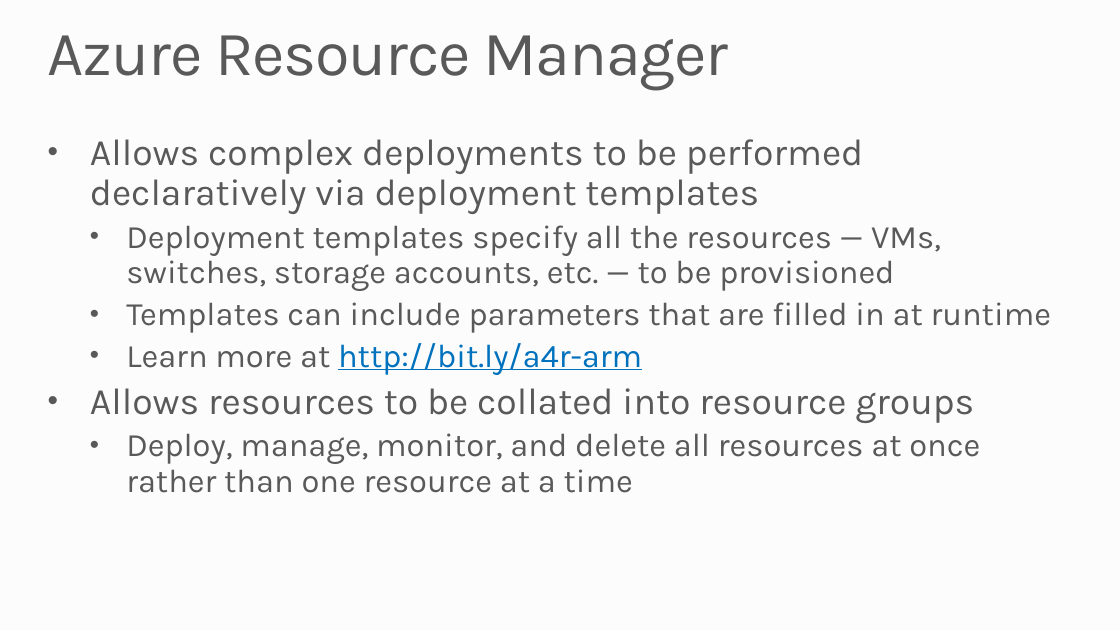
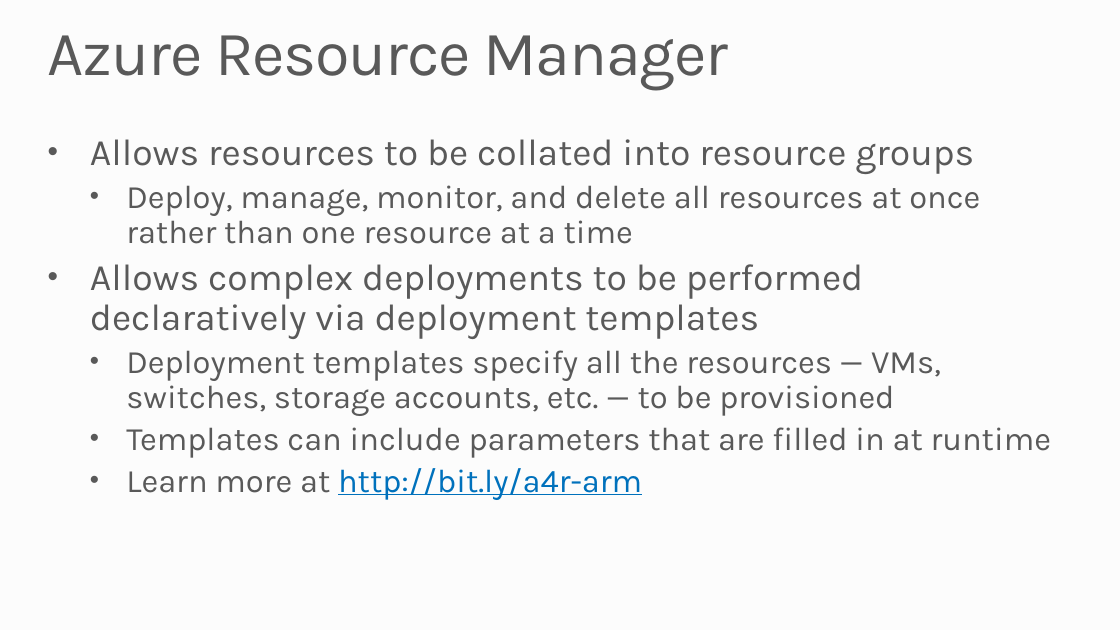
Before and after one commit to MSRConnections/Azure-training-course, a slide deck: slide 5 of Content/High-Performance Computing/Azure High-Performance Computing.pptx (slide 4 before the commit). Drawn at 1120x630 pixels with LibreOffice and Linux fonts; fonts in the diff are those of the drawing; background and template pictures are left out. Boxes give left, top, right and bottom in pixels: in the first picture for what was removed or moved away, otherwise in the second. Text is boxed around its words. In the diff, an @@ line names an element or a change of style, - is before the commit and + after.

Commit message:
Mid-month refresh
Corrected a few typos, updated Storage Explorer screen shot in Storage
lab, and added one slide to the HPC deck.

```diff
--- a/Content/High-Performance Computing/Azure High-Performance Computing.pptx
+++ b/Content/High-Performance Computing/Azure High-Performance Computing.pptx
@@ text at <box>90,139,980,244</box>: paragraphs added @@
+• Allows resources to be collated into resource groups
+  • Deploy, manage, monitor, and delete all resources at once rather than one resource at a time
@@ text at <box>90,388,980,493</box>: paragraphs removed @@
-• Allows resources to be collated into resource groups
-  • Deploy, manage, monitor, and delete all resources at once rather than one resource at a time
```
Also in this commit, not shown: 1 other slide changed, 1 slide added, 5 other files.
